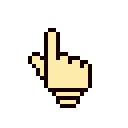
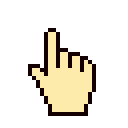
Layered file, before and after one edit (128x128). Changes by layer:
painted on "Background" over [28, 48, 96, 116]
